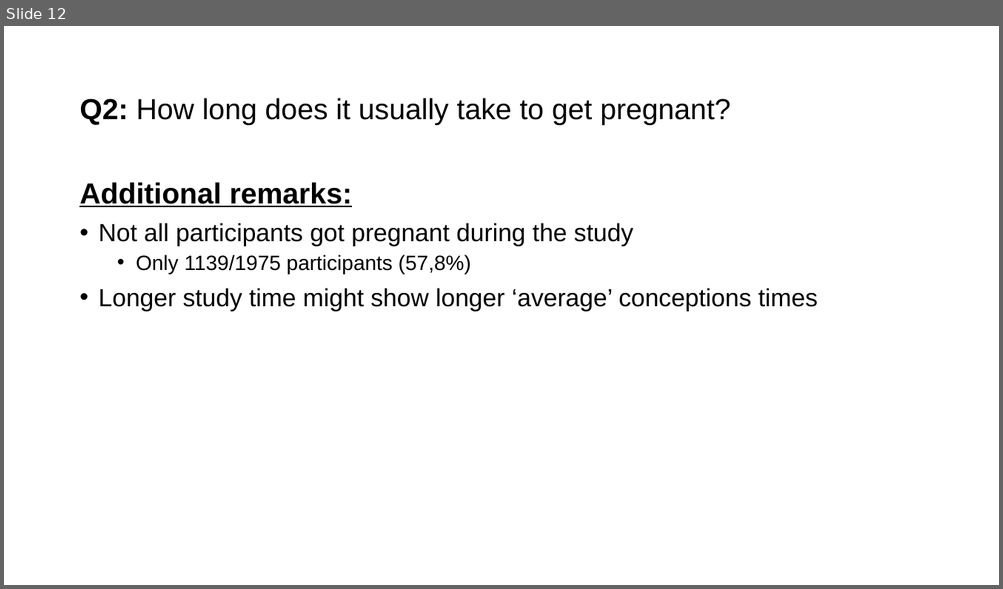
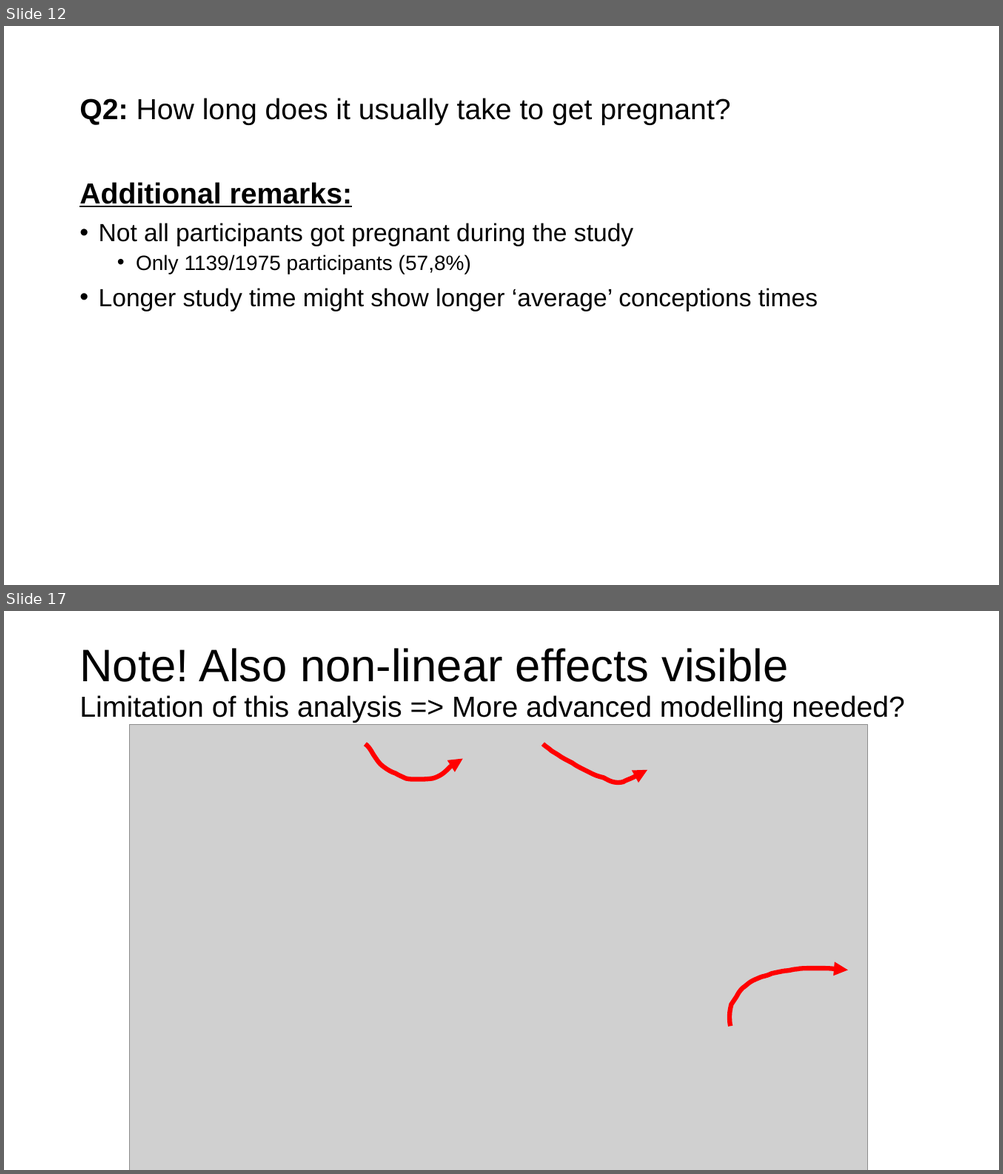
Before and after one commit to JeroenBuil/natural-cycles-assignment, a slide deck: reports/Natural Cycles - Assignment Report - Jeroen Buil.pptx. Shown one above the other, each under a label of ours: slide 12 before the commit, slides 12 and 17 after it; the slides between them are not shown. The pictures are 1003x589 and 1003x1174 pixels, drawn with LibreOffice and Linux fonts; fonts in the diff are those of the drawing; grey boxes stand for pictures. Boxes give left, top, right and bottom in pixels: in the first picture for what was removed or moved away, otherwise in the second. Text is boxed around its words. In the diff, an @@ line names an element or a change of style, - is before the commit and + after.

```diff
--- a/reports/Natural Cycles - Assignment Report - Jeroen Buil.pptx
+++ b/reports/Natural Cycles - Assignment Report - Jeroen Buil.pptx
@@ slide 17 added at box(4, 611, 999, 1170), background #FFFFFF @@
@@ title added at box(79, 648, 905, 723), 28 pt, text #000000 @@
+Note! Also non-linear effects visible
+Limitation of this analysis => More advanced modelling needed?
@@ picture added at box(129, 724, 868, 1170) @@
@@ freeform shape added at box(365, 743, 463, 779), fill #5B9BD5, outline #FF0000 4.5 pt @@
@@ freeform shape added at box(543, 743, 647, 783), fill #5B9BD5, outline #FF0000 4.5 pt @@
@@ freeform shape added at box(729, 968, 848, 1027), fill #5B9BD5, outline #FF0000 4.5 pt @@
```
Also in this commit, not shown: 4 slides changed, 5 other slides added, 1 slide removed, 21 other files.
